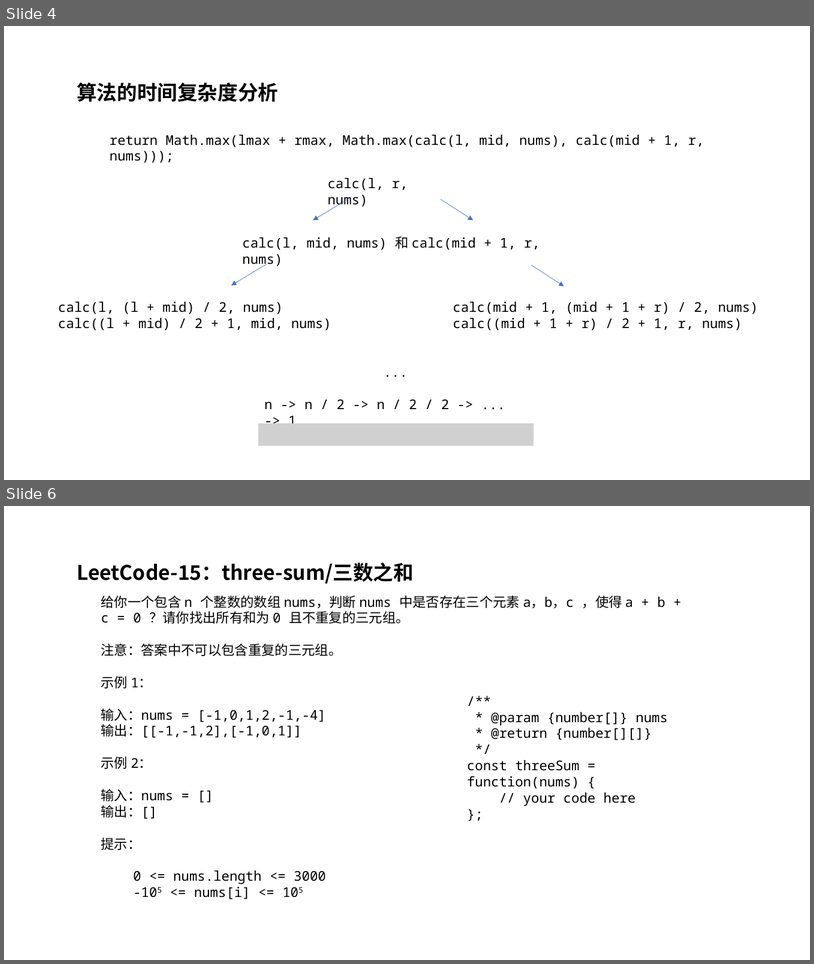
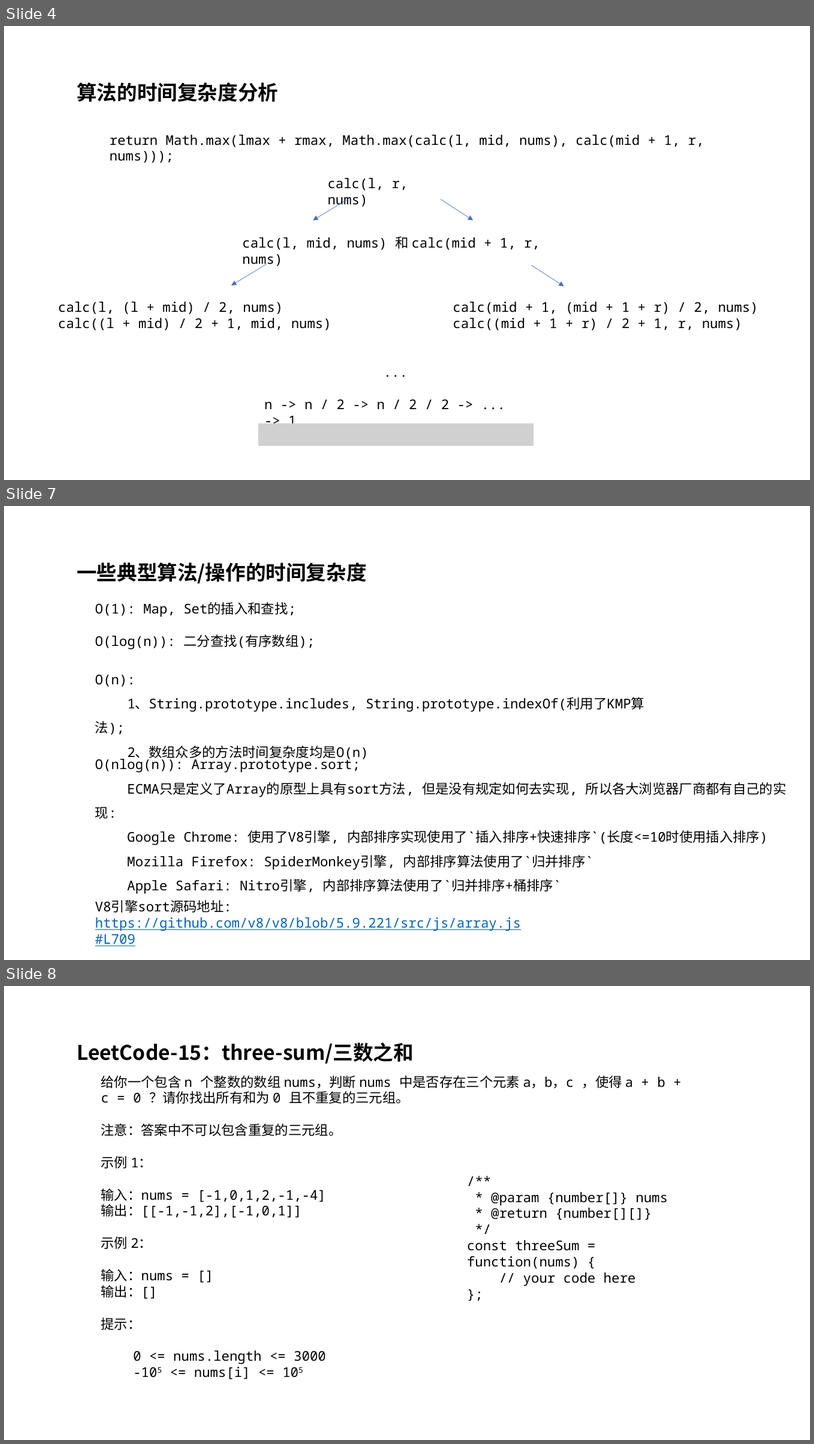
Before and after one commit to hemingqiao/algorithms, a slide deck: miao/LC15-three-sum(时间复杂度简介2).pptx. Shown one above the other, each under a label of ours: slides 4 and 6 before the commit, slides 4, 7 and 8 after it; the slides between them are not shown. The pictures are 814x964 and 814x1444 pixels, drawn with LibreOffice and Linux fonts; fonts in the diff are those of the drawing; grey boxes stand for pictures. Boxes give left, top, right and bottom in pixels: in the first picture for what was removed or moved away, otherwise in the second. Text is boxed around its words. In the diff, an @@ line names an element or a change of style, - is before the commit and + after.

```diff
--- a/miao/LC15-three-sum(时间复杂度简介2).pptx
+++ b/miao/LC15-three-sum(时间复杂度简介2).pptx
@@ slide 7 added at (x1=4, y1=506, x2=810, y2=960), background #FFFFFF @@
@@ text added at (x1=77, y1=562, x2=366, y2=583), 24 pt, text #000000, bold @@
+一些典型算法/操作的时间复杂度
@@ text added at (x1=95, y1=602, x2=296, y2=617), 16 pt, text #000000 @@
+O(1): Map, Set的插入和查找;
@@ text added at (x1=95, y1=634, x2=315, y2=649), 16 pt, text #000000 @@
+O(log(n)): 二分查找(有序数组);
@@ text added at (x1=95, y1=674, x2=645, y2=760), 16 pt, text #000000 @@
+O(n):
+1、String.prototype.includes, String.prototype.indexOf(利用了KMP算法);
+2、数组众多的方法时间复杂度均是O(n)
@@ text added at (x1=95, y1=757, x2=787, y2=893), 16 pt, text #000000 @@
+O(nlog(n)): Array.prototype.sort;
+ECMA只是定义了Array的原型上具有sort方法, 但是没有规定如何去实现, 所以各大浏览器厂商都有自己的实现:
+Google Chrome: 使用了V8引擎, 内部排序实现使用了`插入排序+快速排序`(长度<=10时使用插入排序)
+Mozilla Firefox: SpiderMonkey引擎, 内部排序算法使用了`归并排序`
+Apple Safari: Nitro引擎, 内部排序算法使用了`归并排序+桶排序`
@@ text added at (x1=95, y1=900, x2=521, y2=931), 16 pt, text #0563C1, underline @@
+V8引擎sort源码地址: https://github.com/v8/v8/blob/5.9.221/src/js/array.js#L709
@@ what was slide 6 is now slide 8 @@
```
Also in this commit, not shown: 3 slides changed, 1 other slide added.
